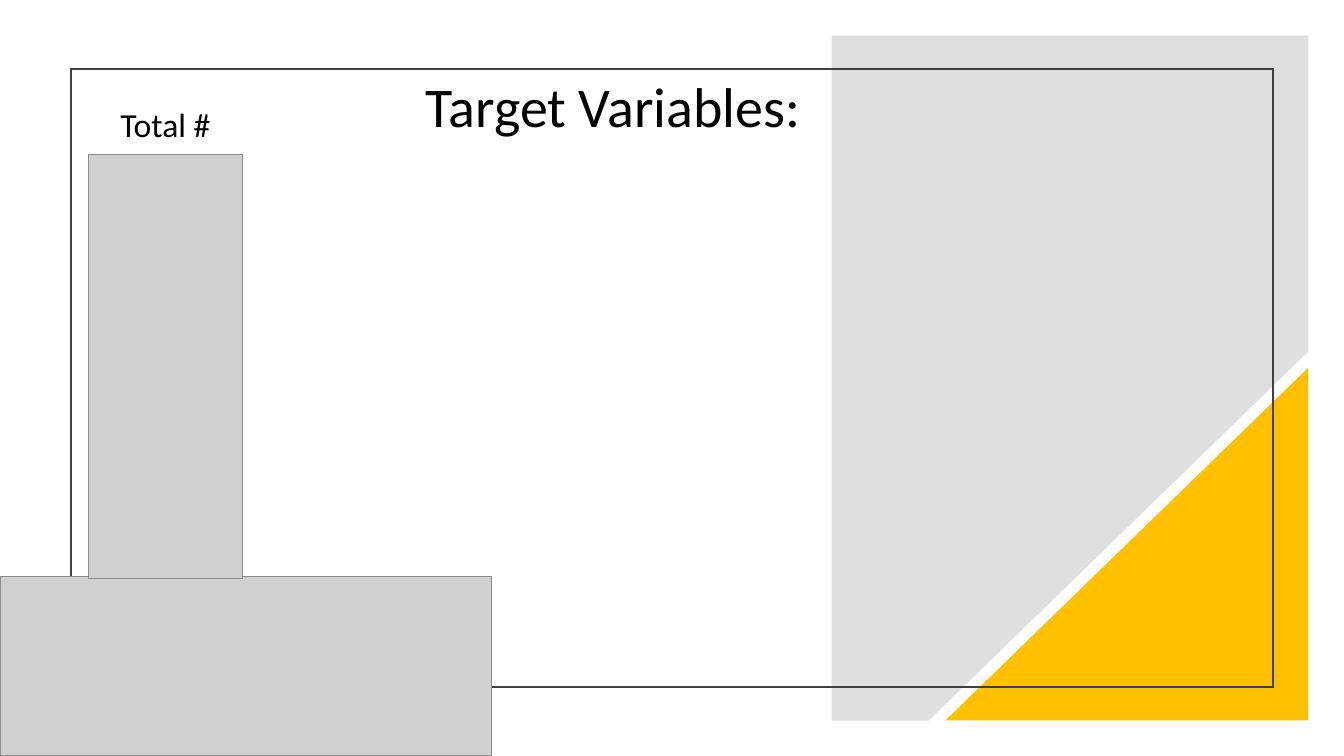
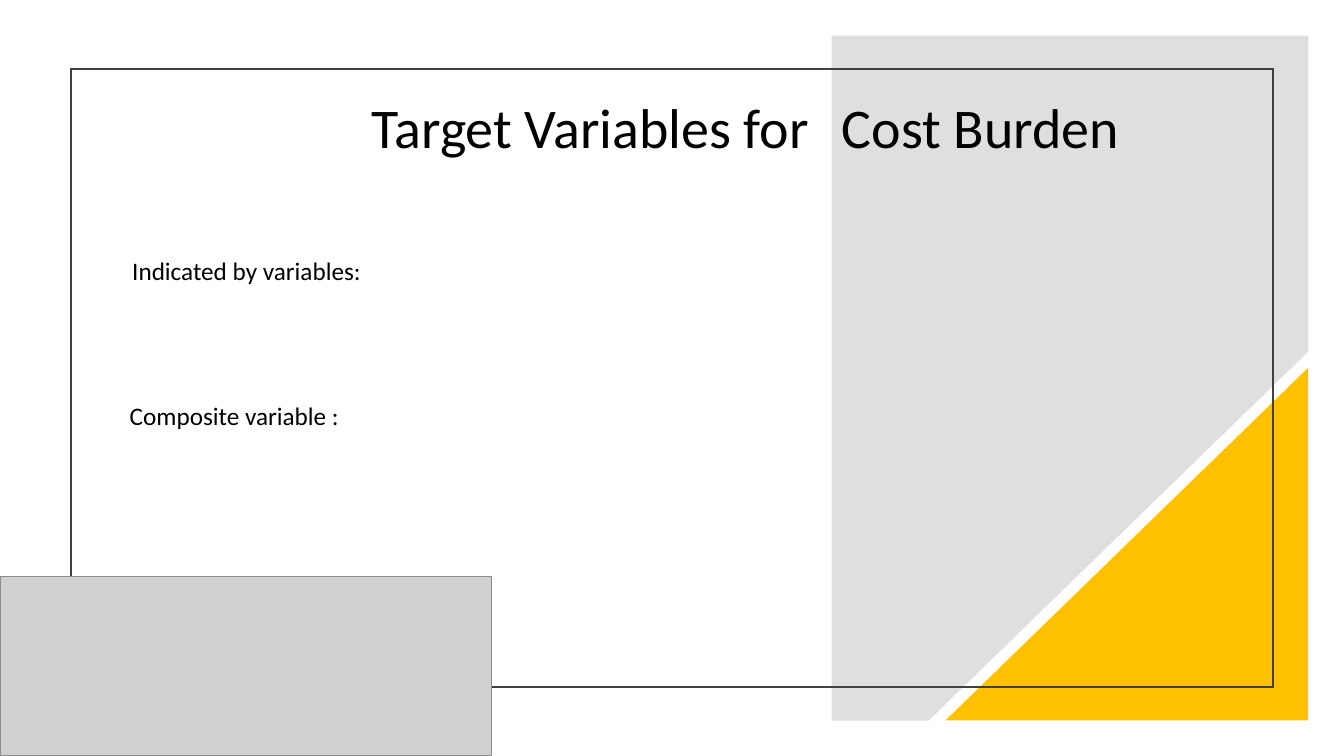
Before and after one commit to shivangiv/MCBS-Healthcare-Analytics, a slide deck: slide 6 of ALY6160GroupFINAL.pptx (slide 5 before the commit). Drawn at 1344x756 pixels with LibreOffice and Linux fonts; fonts in the diff are those of the drawing; grey boxes stand for pictures. Boxes give left, top, right and bottom in pixels: in the first picture for what was removed or moved away, otherwise in the second. Text is boxed around its words. In the diff, an @@ line names an element or a change of style, - is before the commit and + after.

```diff
--- a/ALY6160GroupFINAL.pptx
+++ b/ALY6160GroupFINAL.pptx
@@ subtitle removed at [120, 113, 186, 138] @@
-Total #
@@ title at [372, 109, 809, 158]: text changed @@
-Target Variables:
+Target Variables for
@@ text added at [842, 109, 1119, 149], 40 pt, text #000000 @@
+Cost Burden
@@ picture removed at [89, 154, 243, 579] @@
@@ text added at [132, 262, 361, 284], 18 pt, text #000000 @@
+Indicated by variables:
@@ text added at [130, 407, 326, 429], 18 pt, text #000000 @@
+Composite variable :
```
Also in this commit, not shown: 3 other slides changed, 1 slide added.
